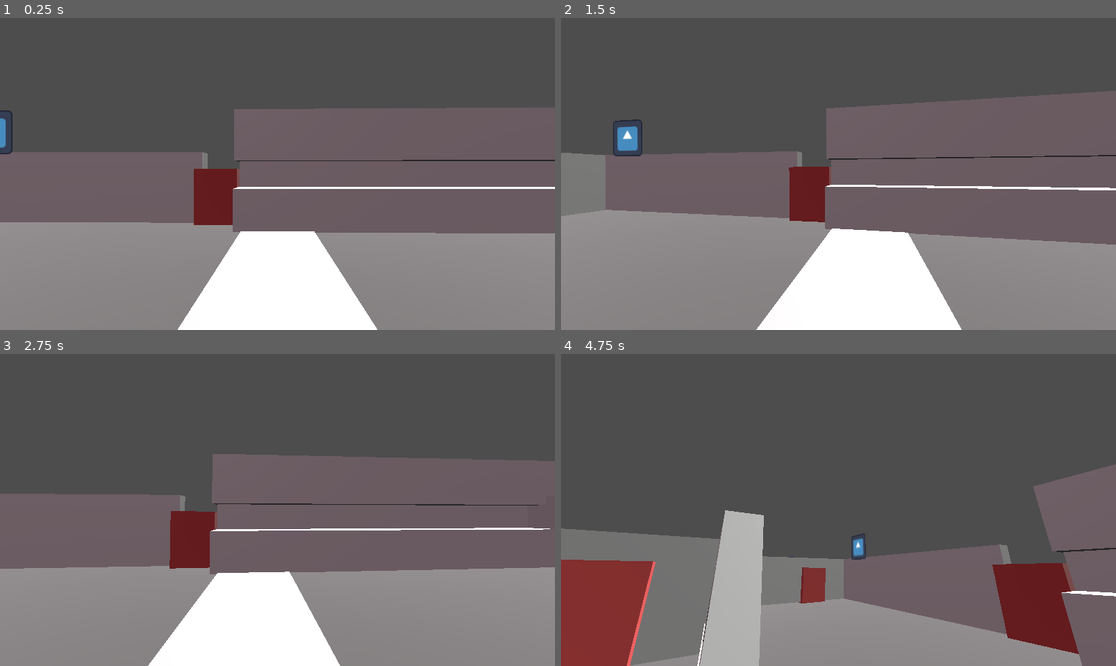
Above: before the commit, frames 1-4 (two rows, left to right).
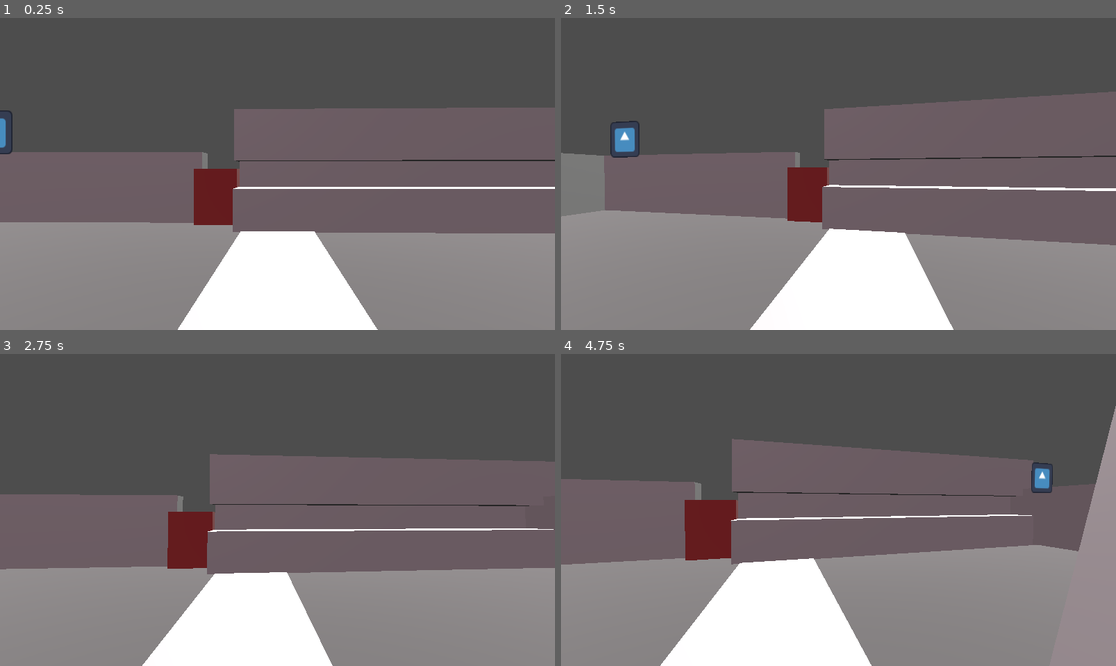
Above: after the commit, the same moments.

Repository: rat-balls/alzheimer-game
Game: Godot game, scene res://Scenes/sc_game.tscn
Two runs of this game, one before a commit and one after it. Both use one fixed random seed, a clock stepped at 60 frames per second and the inputs below. The engine's default icon, where the game draws it, is replaced by a stand-in: a white triangle on a blue panel in a dark square.
Inputs (mouse positions are in pixels of both pictures, inside the frame that each line leads up to):
- Up to frame 1 (0.25 s): no input
- Up to frame 2 (1.5 s): tap Enter at 0.5 s; move the mouse to (866, 174) at 0.52 s; tap A (A) at 0.6 s; tap D (D) at 0.8, 1.35 s; tap Space at 1.25 s; move the mouse to (810, 174) at 1.27 s
- Up to frame 3 (2.75 s): tap S (S) at 1.55, 2.1 s; tap Enter at 2 s; move the mouse to (288, 503) at 2.02 s; press the mouse at (288, 503) at 2.03 s
- Up to frame 4 (4.75 s): tap Space at 2.75, 4.25 s; move the mouse to (832, 516) at 2.77 s; release the mouse at (832, 516) at 2.78 s; click (832, 516) at 2.85 s; tap A (A) at 3.05, 3.6 s; tap Enter at 3.5 s; move the mouse to (877, 513) at 3.52 s; tap D (D) at 3.8, 4.35 s; tap Escape (ESC) at 4.15 s; move the mouse to (672, 463) at 4.27 s; tap S (S) at 4.55 s

The runs differ from the first frame. In frame 1, less than 0.1% of the frame differs, in the area x 56-69%, y 68-100%; in frame 2, 1.8%; in frame 3, 1.4%; in frame 4, 54%, in the area x 0-100%, y 16-100%.

Commit message:
feat: implement object interaction and grabbing mechanics (Amnesia style) TODO: implement throw interaction + find good tuning parameters

Diff:
--- a/Scenes/sc_game.tscn
+++ b/Scenes/sc_game.tscn
@@ -17,6 +17,9 @@
 [sub_resource type="BoxMesh" id="BoxMesh_8v6fc"]
 size = Vector3(4.5, 1, 25)
 
+[sub_resource type="ConcavePolygonShape3D" id="ConcavePolygonShape3D_gd5k8"]
+data = PackedVector3Array(-2.25, 0.5, 12.5, 2.25, 0.5, 12.5, -2.25, -0.5, 12.5, 2.25, 0.5, 12.5, 2.25, -0.5, 12.5, -2.25, -0.5, 12.5, 2.25, 0.5, -12.5, -2.25, 0.5, -12.5, 2.25, -0.5, -12.5, -2.25, 0.5, -12.5, -2.25, -0.5, -12.5, 2.25, -0.5, -12.5, 2.25, 0.5, 12.5, 2.25, 0.5, -12.5, 2.25, -0.5, 12.5, 2.25, 0.5, -12.5, 2.25, -0.5, -12.5, 2.25, -0.5, 12.5, -2.25, 0.5, -12.5, -2.25, 0.5, 12.5, -2.25, -0.5, -12.5, -2.25, 0.5, 12.5, -2.25, -0.5, 12.5, -2.25, -0.5, -12.5, 2.25, 0.5, 12.5, -2.25, 0.5, 12.5, 2.25, 0.5, -12.5, -2.25, 0.5, 12.5, -2.25, 0.5, -12.5, 2.25, 0.5, -12.5, -2.25, -0.5, 12.5, 2.25, -0.5, 12.5, -2.25, -0.5, -12.5, 2.25, -0.5, 12.5, 2.25, -0.5, -12.5, -2.25, -0.5, -12.5)
+
 [sub_resource type="BoxMesh" id="BoxMesh_g0qe1"]
 size = Vector3(15, 5, 1)
 
@@ -87,6 +90,10 @@
 
 [sub_resource type="Environment" id="Environment_gd5k8"]
 ambient_light_color = Color(1, 0.34657717, 0.2800086, 1)
+
+[sub_resource type="BoxShape3D" id="BoxShape3D_gd5k8"]
+
+[sub_resource type="BoxMesh" id="BoxMesh_rwo3f"]
 
 [node name="sc_game" type="Node3D" unique_id=562576744]
 
@@ -109,11 +116,18 @@
 transform = Transform3D(-1, 0, -8.742278e-08, 0, 1, 0, 8.742278e-08, 0, -1, 0, 2.032617, 0)
 script = ExtResource("2_gd5k8")
 
+[node name="RayCast3D" type="RayCast3D" parent="Player/PlayerCamera" unique_id=672265477]
+
 [node name="Layout" type="Node3D" parent="." unique_id=225930178]
 
 [node name="Floor" type="MeshInstance3D" parent="Layout" unique_id=1877590686]
 transform = Transform3D(1, 0, 0, 0, 1, 0, 0, 0, 1, 0, -0.5, 0)
 mesh = SubResource("BoxMesh_8v6fc")
+
+[node name="StaticBody3D" type="StaticBody3D" parent="Layout/Floor" unique_id=289082228]
+
+[node name="CollisionShape3D" type="CollisionShape3D" parent="Layout/Floor/StaticBody3D" unique_id=1786157479]
+shape = SubResource("ConcavePolygonShape3D_gd5k8")
 
 [node name="Wall" type="MeshInstance3D" parent="Layout" unique_id=862794142]
 transform = Transform3D(1, 0, 0, 0, 1, 0, 0, 0, 1, 9.839858, -1.2668076, 0)
@@ -310,3 +324,12 @@
 light_color = Color(1, 0.84705883, 0.9137255, 1)
 light_energy = 0.846
 light_indirect_energy = 3.218
+
+[node name="RigidBody3D" type="RigidBody3D" parent="." unique_id=1926856492 groups=["interactable"]]
+transform = Transform3D(1, 0, 0, 0, 1, 0, 0, 0, 1, 0, 1.1733419, 1.9465607)
+
+[node name="CollisionShape3D" type="CollisionShape3D" parent="RigidBody3D" unique_id=2044832357]
+shape = SubResource("BoxShape3D_gd5k8")
+
+[node name="MeshInstance3D" type="MeshInstance3D" parent="RigidBody3D" unique_id=1115518746]
+mesh = SubResource("BoxMesh_rwo3f")
--- a/Scripts/Player/player_camera.gd
+++ b/Scripts/Player/player_camera.gd
@@ -1,23 +1,60 @@
 extends Camera3D
 
 const SENSITIVITY = 0.003
+const INTERACT_DISTANCE = 5.0
+const HOLD_DISTANCE = 2.0
+const HOLD_FORCE = 15.0
+
 var player: CharacterBody3D
+var held_object: RigidBody3D = null
 
 func _ready() -> void:
-	Input.mouse_mode = Input.MOUSE_MODE_CAPTURED
-	player = get_parent()
+    Input.mouse_mode = Input.MOUSE_MODE_CAPTURED
+    player = get_parent()
 
 func _input(event: InputEvent) -> void:
-	if event.is_action_pressed("ESC"):
-		if(Input.mouse_mode == Input.MOUSE_MODE_CAPTURED):
-			Input.mouse_mode = Input.MOUSE_MODE_VISIBLE
-		else:
-			Input.mouse_mode = Input.MOUSE_MODE_CAPTURED
+    if event.is_action_pressed("ESC"):
+        if(Input.mouse_mode == Input.MOUSE_MODE_CAPTURED):
+            Input.mouse_mode = Input.MOUSE_MODE_VISIBLE
+        else:
+            Input.mouse_mode = Input.MOUSE_MODE_CAPTURED
+    #Prevent camera from rotating in menu
+    if event is InputEventMouseMotion and Input.mouse_mode == Input.MOUSE_MODE_CAPTURED:
+        rotation.x -= event.relative.y * SENSITIVITY
+        #Prevent camera from rotating verticaly
+        rotation.x = clamp(rotation.x, deg_to_rad(-80), deg_to_rad(80))
+        player.rotation.y -= event.relative.x * SENSITIVITY
+    if event.is_action_pressed("interact"):
+        if held_object:
+            drop_object()
+        else:
+            try_grab_object()
 
-	if event is InputEventMouseMotion:
-		rotation.x -= event.relative.y * SENSITIVITY
-		player.rotation.y -= event.relative.x * SENSITIVITY
-
+func drop_object() -> void:
+    held_object.gravity_scale = 1.0
+    held_object.angular_damp = 0.0
+    held_object.linear_damp = 0.0
+    held_object = null
+func try_grab_object() -> void:
+    var space_state = get_world_3d().direct_space_state
+    var from = global_position
+    var to = global_position + -global_transform.basis.z * INTERACT_DISTANCE
+    var query = PhysicsRayQueryParameters3D.create(from, to)
+    var result = space_state.intersect_ray(query)
+    if result.is_empty():
+        return
+    var obj = result["collider"]
+    print("name:", obj.name, "type:",obj.get_class())
+    if obj is RigidBody3D and obj.is_in_group("interactable"):
+        held_object = obj
+        held_object.gravity_scale = 0.0
+        held_object.linear_damp = 6.0
+        held_object.angular_damp = 6.0
 # Called every frame. 'delta' is the elapsed time since the previous frame.
 func _process(delta: float) -> void:
-	pass
+    pass
+func _physics_process(delta: float) -> void:
+    if held_object:
+        var taget_position = global_position + -global_transform.basis.z * HOLD_DISTANCE
+        var direction = taget_position - held_object.global_position
+        held_object.linear_velocity = direction * HOLD_FORCE
--- a/project.godot
+++ b/project.godot
@@ -14,6 +14,10 @@
 run/main_scene="uid://bxu1lgm37v1d4"
 config/features=PackedStringArray("4.6", "Forward Plus")
 config/icon="res://icon.svg"
+
+[global_group]
+
+interactable=""
 
 [input]
 
@@ -42,6 +46,12 @@
 "events": [Object(InputEventKey,"resource_local_to_scene":false,"resource_name":"","device":-1,"window_id":0,"alt_press …(195 unchanged characters)…
 ]
 }
+interact={
+"deadzone": 0.2,
+"events": [Object(InputEventMouseButton,"resource_local_to_scene":false,"resource_name":"","device":-1,"window_id":0,"alt_pressed":false,"shift_pressed":false,"ctrl_pressed":false,"meta_pressed":false,"button_mask":0,"position":Vector2(0, 0),"global_position":Vector2(0, 0),"factor":1.0,"button_index":1,"canceled":false,"pressed":false,"double_click":false,"script":null)
+, Object(InputEventKey,"resource_local_to_scene":false,"resource_name":"","device":-1,"window_id":0,"alt_pressed":false,"shift_pressed":false,"ctrl_pressed":false,"meta_pressed":false,"pressed":false,"keycode":0,"physical_keycode":69,"key_label":0,"unicode":101,"location":0,"echo":false,"script":null)
+]
+}
 
 [physics]
 
